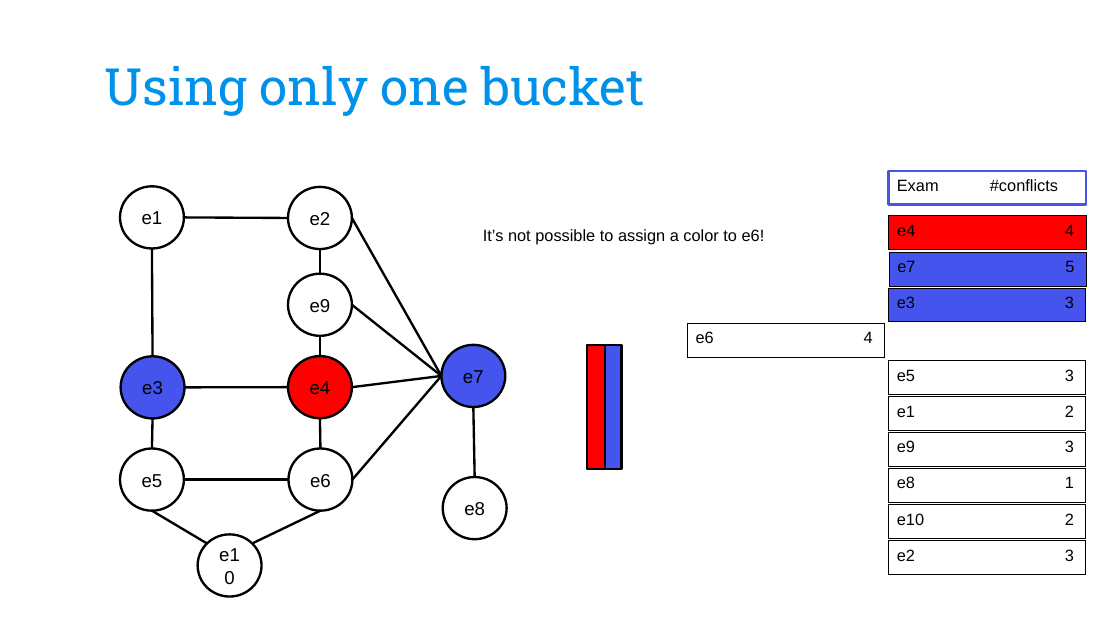
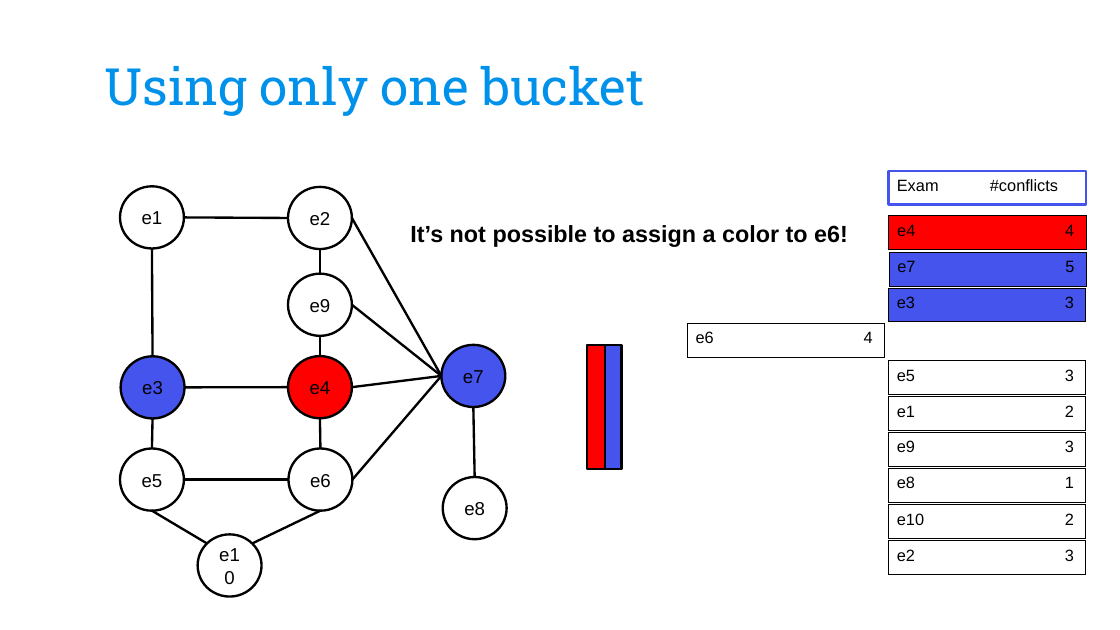
Before and after one commit to CarolinaBianchi/ETPsolver, a slide deck: slide 13 of Optimization/doc/ETPslides_OMAAL_group11.pptx. Drawn at 1120x630 pixels with LibreOffice and Linux fonts; fonts in the diff are those of the drawing; background and template pictures are left out. Boxes give left, top, right and bottom in pixels: in the first picture for what was removed or moved away, otherwise in the second. Text is boxed around its words. In the diff, an @@ line names an element or a change of style, - is before the commit and + after.

```diff
--- a/Optimization/doc/ETPslides_OMAAL_group11.pptx
+++ b/Optimization/doc/ETPslides_OMAAL_group11.pptx
@@ text "It’s not possible to assign ...": place and size @@
-text "It’s not possible to assign ..." at [483, 229, 765, 245]
+text "It’s not possible to assign ..." at [410, 225, 848, 247]
@@ text "It’s not possible to assign ..." at [410, 225, 848, 247]: size 14 to 20 pt, bold on @@
```
Also in this commit, not shown: 2 other slides changed, 1 slide added, 3 other files.
